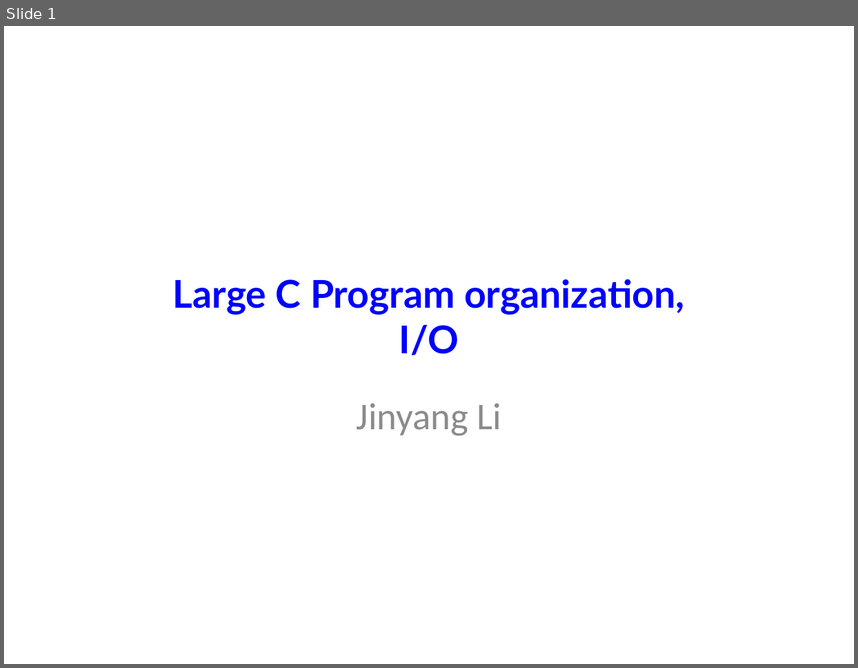
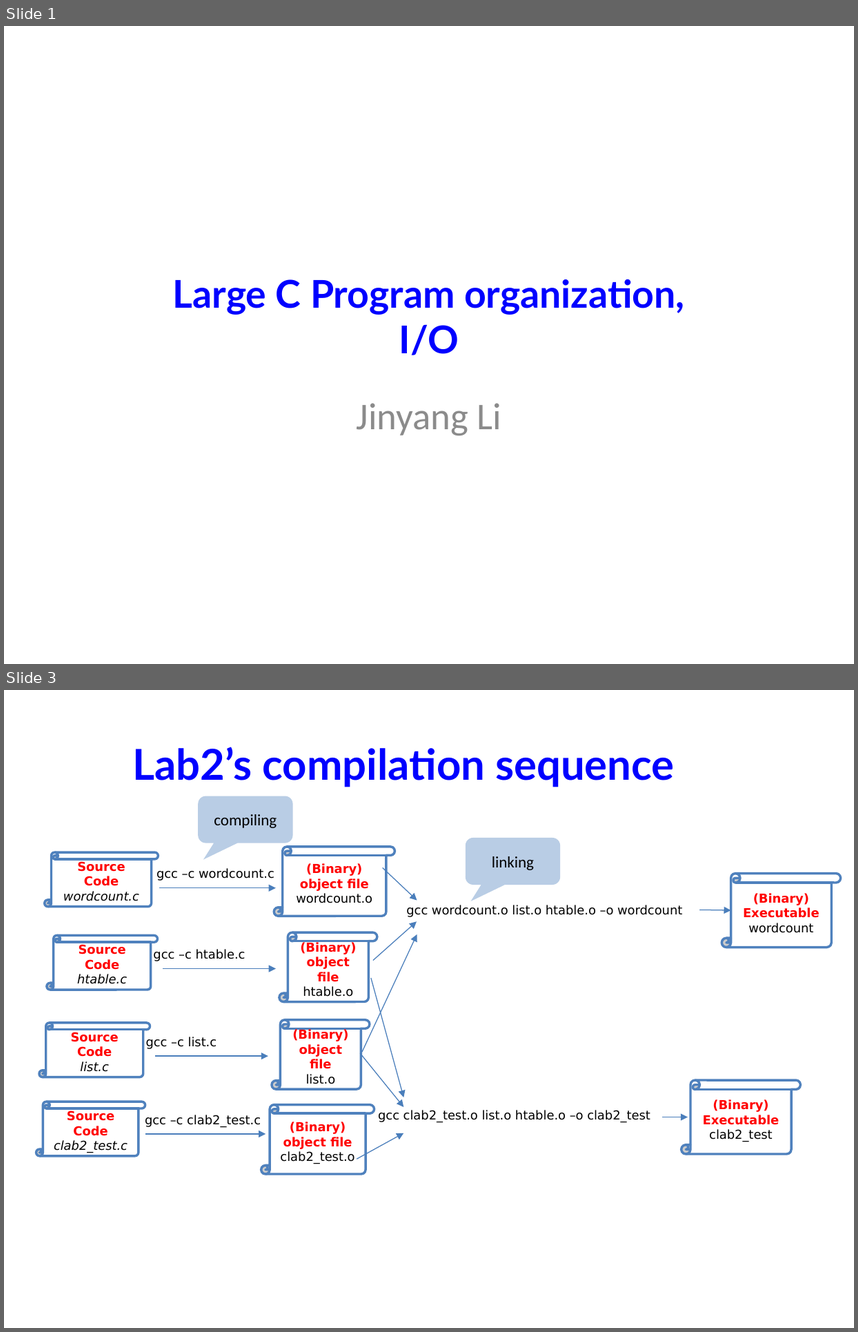
Before and after one commit to NYU-CSO/nyu-cso.github.io, a slide deck: notes/07-largec-io.pptx. Shown one above the other, each under a label of ours: slide 1 before the commit, slides 1 and 3 after it; the slides between them are not shown. The pictures are 858x668 and 858x1332 pixels, drawn with LibreOffice and Linux fonts; fonts in the diff are those of the drawing. Boxes give left, top, right and bottom in pixels: in the first picture for what was removed or moved away, otherwise in the second. Text is boxed around its words. In the diff, an @@ line names an element or a change of style, - is before the commit and + after.

```diff
--- a/notes/07-largec-io.pptx
+++ b/notes/07-largec-io.pptx
@@ slide 3 added at [4,690,854,1328], background #FFFFFF @@
@@ title added at [133,747,674,787], 36 pt, text #0000FF, bold @@
+Lab2’s compilation sequence
@@ rounded speech box added at [198,796,292,843], fill #B9CDE5, 13.5 pt, text #000000 @@
+compiling
@@ vertical scroll added at [45,852,159,907], fill #FFFFFF, outline #4F81BD 2 pt, 10.5 pt, text #000000, italic @@
+Source Code
+wordcount.c
@@ vertical scroll added at [274,847,395,916], fill #FFFFFF, outline #4F81BD 2 pt, 10.5 pt, text #FF0000, bold @@
+(Binary)
+object file
+wordcount.o
@@ rounded speech box added at [466,838,560,885], fill #B9CDE5, 13.5 pt, text #000000 @@
+linking
@@ text added at [156,868,274,880], 10.5 pt, text #000000 @@
+gcc –c wordcount.c
@@ arrow added from (159, 888) to (276, 888), #4B7EBC 0.75 pt @@
@@ vertical scroll added at [47,936,157,990], fill #FFFFFF, outline #4F81BD 2 pt, 10.5 pt, text #FF0000, bold @@
+Source Code
+htable.c
@@ vertical scroll added at [279,932,377,1002], fill #FFFFFF, outline #4F81BD 2 pt, 10.5 pt, text #FF0000, bold @@
+(Binary)
+object file
+htable.o
@@ group added at [362,867,840,1052]: 4 arrows, 1 vertical scroll, 1 text @@
+(Binary) Executable
+wordcount
+gcc wordcount.o list.o htable.o –o wordcount
@@ text added at [153,949,245,961], 10.5 pt, text #000000 @@
+gcc –c htable.c
@@ arrow added from (163, 969) to (276, 969), #4B7EBC 0.75 pt @@
@@ group added at [357,978,800,1159]: 4 arrows, 1 text, 1 vertical scroll @@
+gcc clab2_test.o list.o htable.o –o clab2_test
+(Binary) Executable
+clab2_test
@@ vertical scroll added at [272,1020,370,1090], fill #FFFFFF, outline #4F81BD 2 pt, 10.5 pt, text #FF0000, bold @@
+(Binary)
+object file
+list.o
@@ vertical scroll added at [39,1023,150,1077], fill #FFFFFF, outline #4F81BD 2 pt, 10.5 pt, text #FF0000, bold @@
+Source Code
+list.c
@@ text added at [146,1036,217,1049], 10.5 pt, text #000000 @@
+gcc –c list.c
@@ arrow added from (155, 1056) to (268, 1056), #4B7EBC 0.75 pt @@
@@ vertical scroll added at [36,1101,145,1156], fill #FFFFFF, outline #4F81BD 2 pt, 10.5 pt, text #000000, italic @@
+Source Code
+clab2_test.c
@@ text added at [145,1114,261,1127], 10.5 pt, text #000000 @@
+gcc –c clab2_test.c
@@ vertical scroll added at [261,1105,374,1174], fill #FFFFFF, outline #4F81BD 2 pt, 10.5 pt, text #FF0000, bold @@
+(Binary)
+object file
+clab2_test.o
@@ arrow added from (145, 1134) to (266, 1134), #4B7EBC 0.75 pt @@
```
Also in this commit, not shown: 12 slides changed, 2 other slides added, 9 slides removed, 6 other files.
